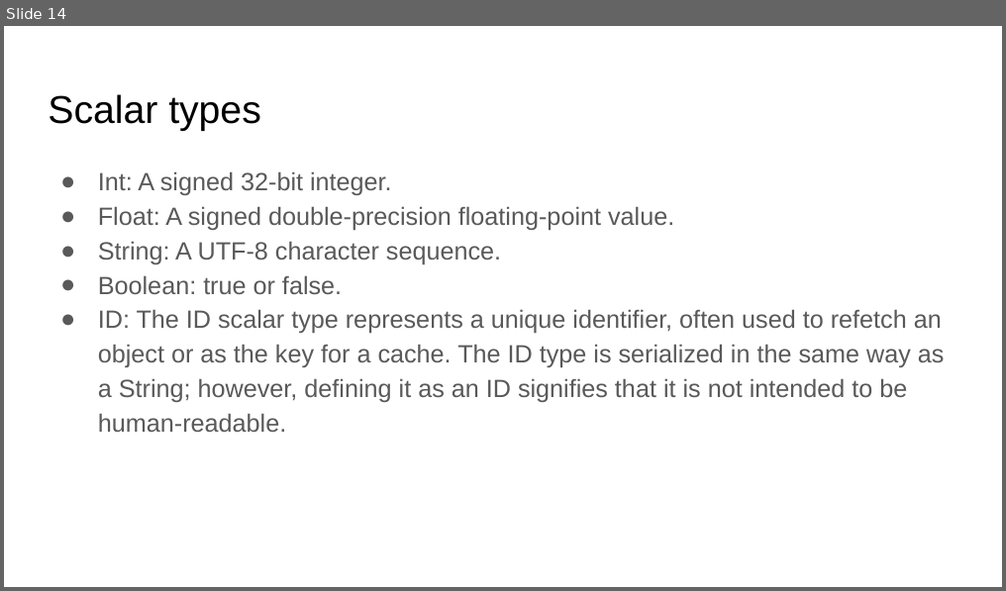
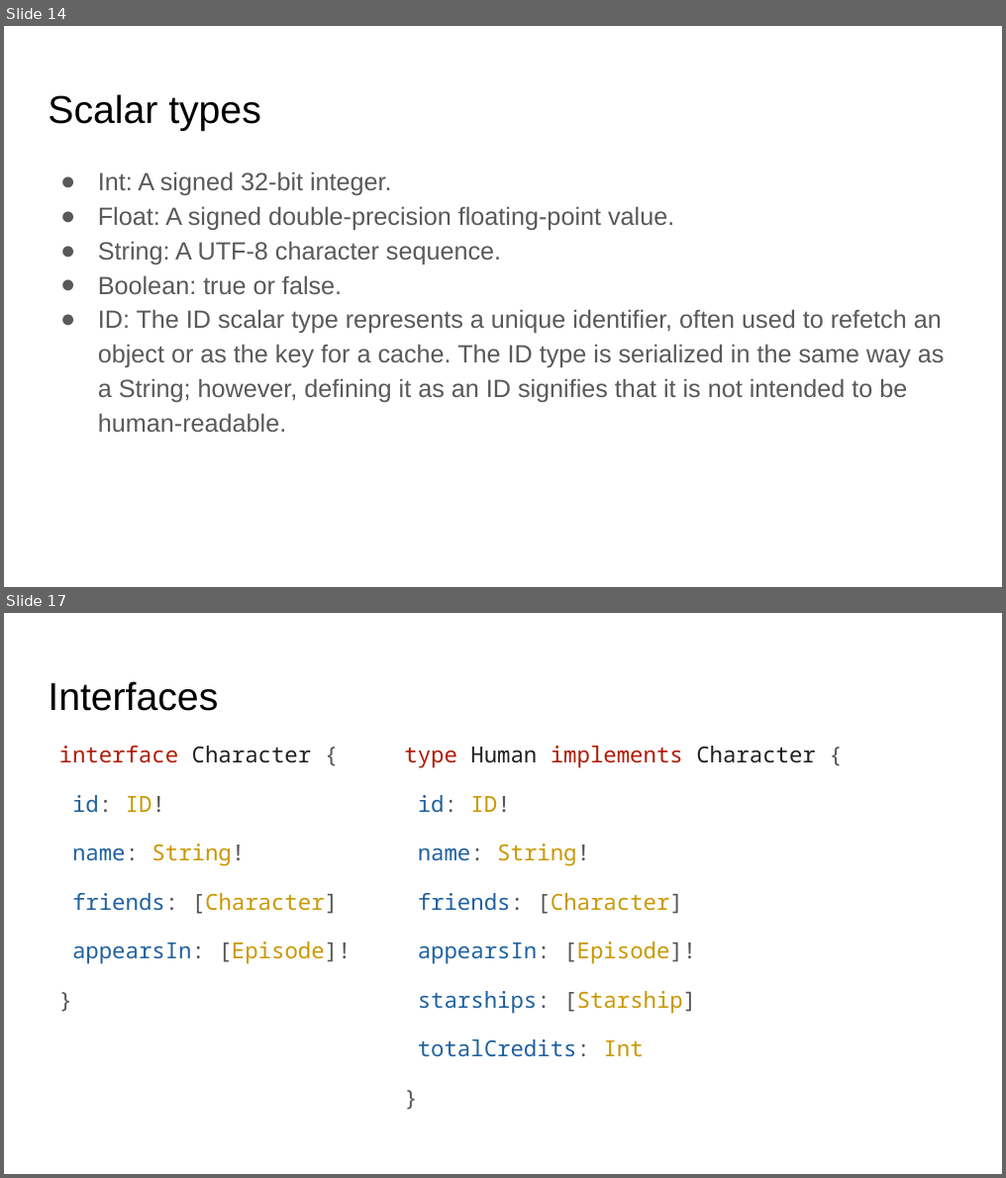
Before and after one commit to Romander/GraphQL-.NET-Presentation, a slide deck: GraphQL ❤️ .NET.pptx. Shown one above the other, each under a label of ours: slide 14 before the commit, slides 14 and 17 after it; the slides between them are not shown. The pictures are 1006x591 and 1006x1178 pixels, drawn with LibreOffice and Linux fonts; fonts in the diff are those of the drawing. Boxes give left, top, right and bottom in pixels: in the first picture for what was removed or moved away, otherwise in the second. Text is boxed around its words. In the diff, an @@ line names an element or a change of style, - is before the commit and + after.

```diff
--- a/GraphQL ❤️ .NET.pptx
+++ b/GraphQL ❤️ .NET.pptx
@@ slide 17 added at box(4, 613, 1002, 1174), background #FFFFFF @@
@@ title added at box(48, 681, 218, 711), 28 pt, text #000000 @@
+Interfaces
@@ text added at box(59, 746, 351, 964), 16 pt, text #CA9800 @@
+interface Character {
+id: ID!
+name: String!
+friends: [Character]
+appearsIn: [Episode]!
+}
@@ text added at box(404, 746, 816, 1058), 16 pt, text #1F61A0 @@
+type Human implements Character {
+id: ID!
+name: String!
+friends: [Character]
+appearsIn: [Episode]!
+starships: [Starship]
+totalCredits: Int
+}
```
Also in this commit, not shown: 6 other slides added.
